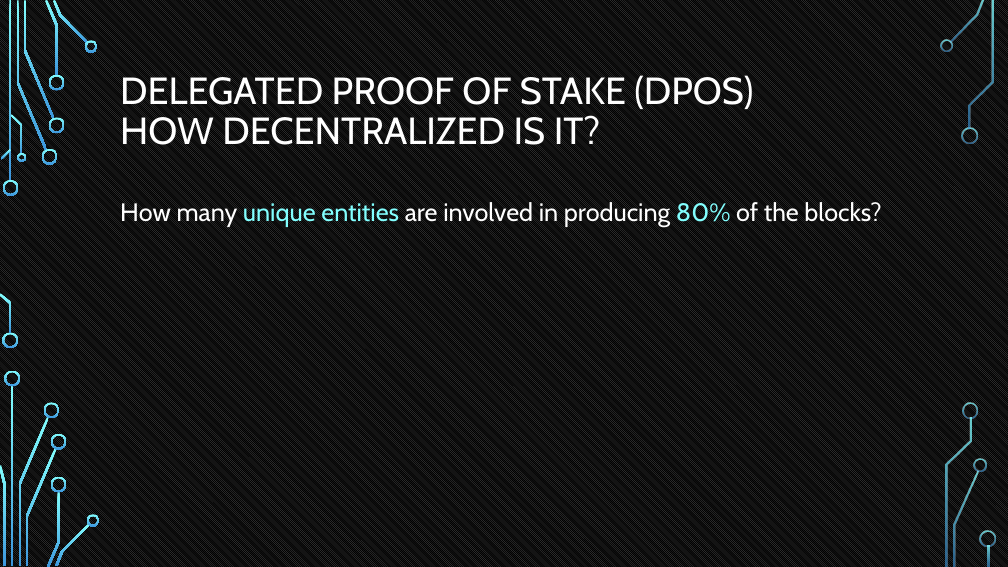
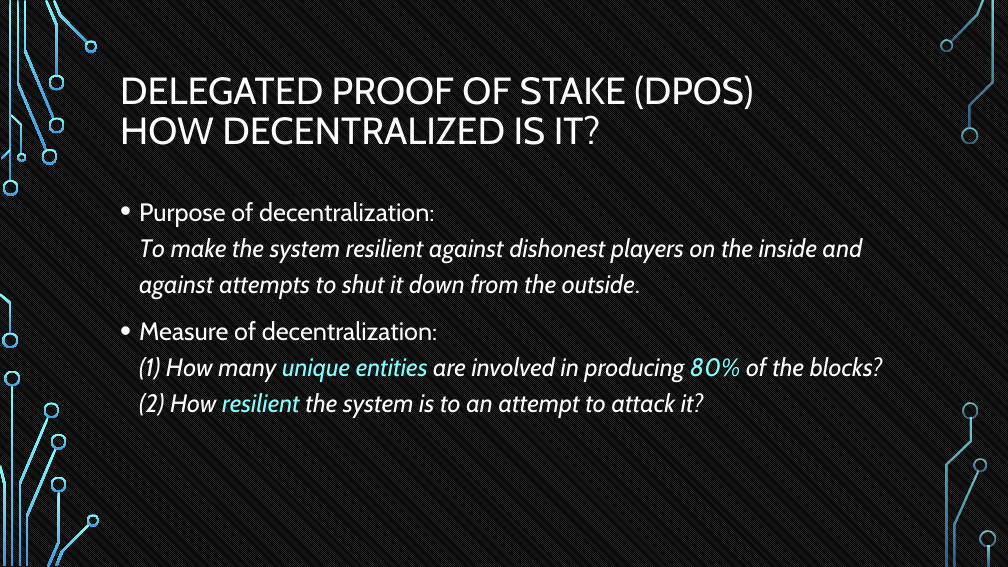
Before and after one commit to tokenika/tokenika.github.io, a slide deck: slide 24 of WarsawBlock(3).pptx. Drawn at 1008x567 pixels with LibreOffice and Linux fonts; fonts in the diff are those of the drawing; background and template pictures are left out. Boxes give left, top, right and bottom in pixels: in the first picture for what was removed or moved away, otherwise in the second. Text is boxed around its words. In the diff, an @@ line names an element or a change of style, - is before the commit and + after.

Commit message:
resilient

```diff
--- a/WarsawBlock(3).pptx
+++ b/WarsawBlock(3).pptx
@@ text at [139,202,883,418]: text changed; italic on @@
-How many unique entities are involved in producing 80% of the blocks?
+• Purpose of decentralization:
+  To make the system resilient against dishonest players on the inside and against attempts to shut it down from the outside.
+• Measure of decentralization:
+  (1) How many unique entities are involved in producing 80% of the blocks?
+  (2) How resilient the system is to an attempt to attack it?
```
Also in this commit, not shown: 2 other slides changed, 1 other file.
